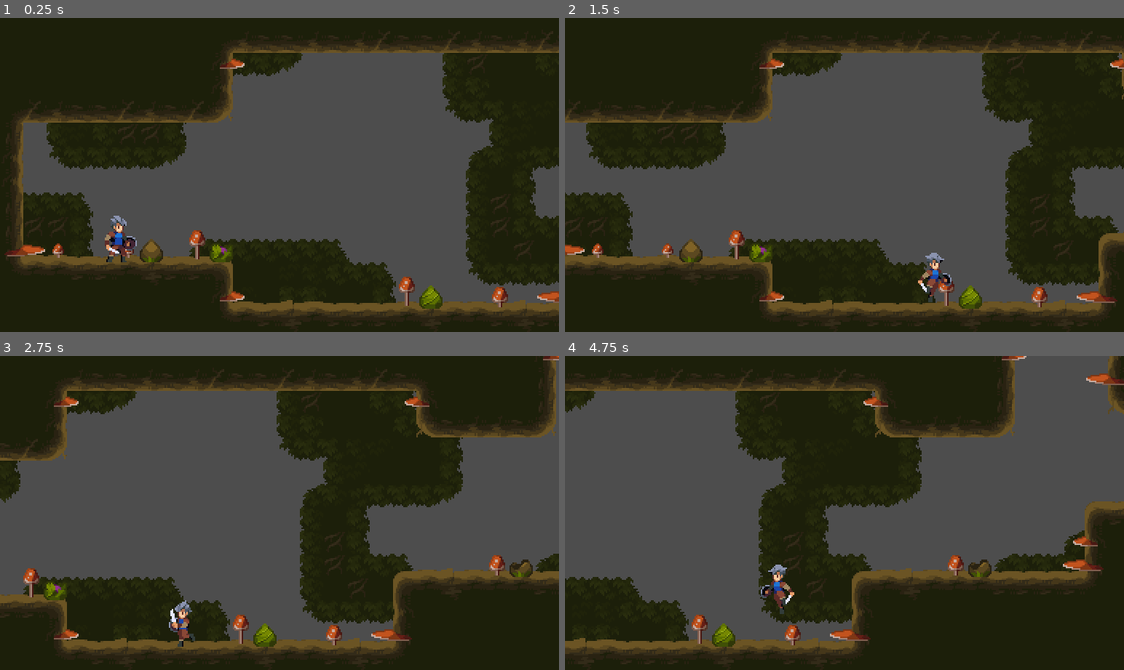
Above: before the commit, frames 1-4 (two rows, left to right).
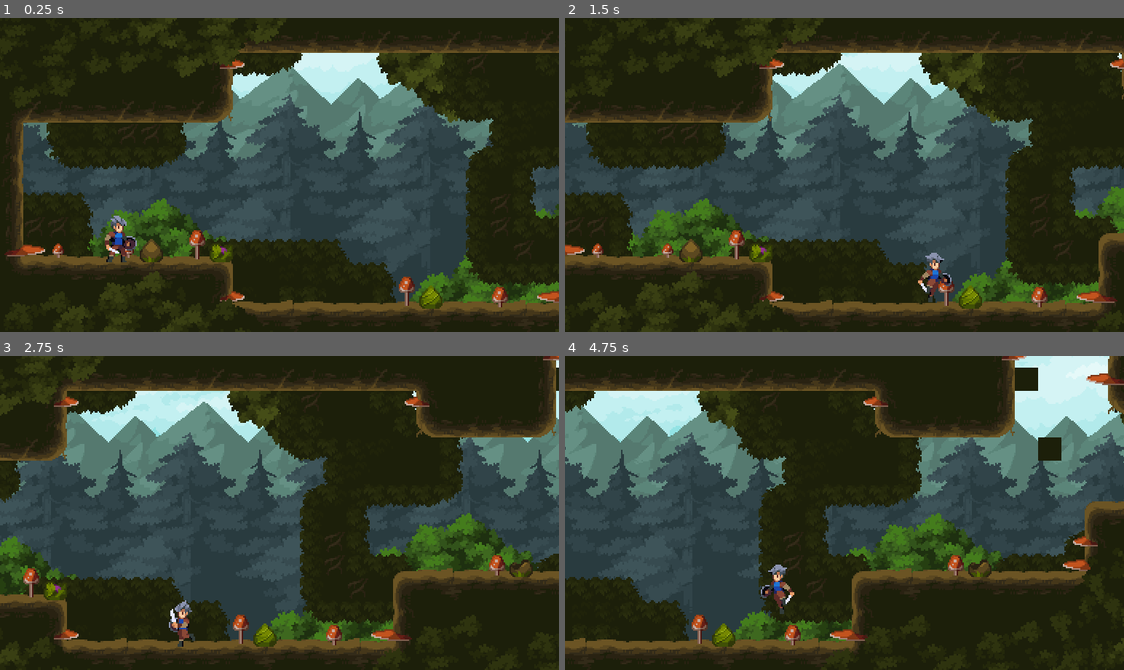
Above: after the commit, the same moments.

Repository: timothyqiu/godot-2d-adventure-tutorial
Game: Godot game, scene res://world.tscn
Same seed, same stepped clock (60 frames per second), same inputs: the game is played once before the commit and once after it.
Inputs:
- Up to frame 1 (0.25 s): no input
- Up to frame 2 (1.5 s): hold D (move_right) from 0.53 s (still down); tap Space (jump) at 0.77 s
- Up to frame 3 (2.75 s): tap Space (jump) at 1.52 s; release D (move_right) at 2.03 s; hold A (move_left) from 2.03 s (still down)
- Up to frame 4 (4.75 s): release A (move_left) at 2.78 s; hold D (move_right) 2.78-4.28 s; tap Space (jump) at 3.02, 3.77, 4.52 s; hold A (move_left) from 4.28 s (still down)

The runs differ from the first frame. In frame 1, 30% of the frame differs, in the area x 3-100%, y 0-100%; in frame 2, 31%; in frame 3, 34%; in frame 4, 37%, in the area x 0-100%, y 0-97%.

Commit message:
03: 如何实现视差背景

Diff:
--- a/project.godot
+++ b/project.godot
@@ -13,12 +13,13 @@
 config/name="2D Adventure"
 run/main_scene="res://world.tscn"
 config/features=PackedStringArray("4.0", "GL Compatibility")
-config/icon="res://icon.svg"
+config/icon="res://assets/icon.svg"
 
 [display]
 
 window/size/viewport_width=384
 window/size/viewport_height=216
+window/size/always_on_top=true
 window/size/window_width_override=1152
 window/size/window_height_override=648
 window/stretch/mode="canvas_items"
--- a/world.tscn
+++ b/world.tscn
@@ -1,8 +1,11 @@
-[gd_scene load_steps=6 format=3 uid="uid://bmfcrratgaax0"]
-
-[ext_resource type="Texture2D" uid="uid://mp1ebc7vgi6r" path="res://Tree-Assets.png" id="1_82eu5"]
+[gd_scene load_steps=9 format=3 uid="uid://bmfcrratgaax0"]
+
+[ext_resource type="Texture2D" uid="uid://mp1ebc7vgi6r" path="res://assets/legacy_fantasy/Trees/Tree-Assets.png" id="1_82eu5"]
 [ext_resource type="Script" path="res://world.gd" id="1_gjiq5"]
 [ext_resource type="PackedScene" uid="uid://d08n7x2g8jvfe" path="res://player.tscn" id="2_5c1j5"]
+[ext_resource type="Texture2D" uid="uid://cm3ahnc8s7hw" path="res://assets/legacy_fantasy/Background/Background.png" id="4_x4rso"]
+[ext_resource type="Texture2D" uid="uid://cjfeccnxygvqq" path="res://assets/legacy_fantasy/Trees/Background-Hills.png" id="5_c87uj"]
+[ext_resource type="Texture2D" uid="uid://bhvt8r63i50qa" path="res://assets/legacy_fantasy/Trees/Background-Trees.png" id="6_24ky5"]
 
 [sub_resource type="TileSetAtlasSource" id="TileSetAtlasSource_6qtcm"]
 texture = ExtResource("1_82eu5")
@@ -478,7 +481,7 @@
 layer_1/y_sort_enabled = false
 layer_1/y_sort_origin = 0
 layer_1/z_index = 0
-layer_1/tile_data = PackedInt32Array(852021, 262144, 4, 7864 …(17207 unchanged characters)…  3, 196660, 458752, 1, 131124, 458752, 1)
+layer_1/tile_data = PackedInt32Array(852021, 262144, 4, 7864 …(17207 unchanged characters)…  3, 196660, 458752, 1, 131124, 458752, 1, 32, 131072, 2, 196641, 131072, 2)
 layer_2/name = "Foreground"
 layer_2/enabled = true
 layer_2/modulate = Color(1, 1, 1, 1)
@@ -497,3 +500,258 @@
 drag_horizontal_enabled = true
 drag_vertical_enabled = true
 editor_draw_drag_margin = true
+
+[node name="Decorations" type="Node2D" parent="."]
+metadata/_edit_lock_ = true
+metadata/_edit_group_ = true
+
+[node name="Background" type="ParallaxBackground" parent="Decorations"]
+
+[node name="Sky" type="ParallaxLayer" parent="Decorations/Background"]
+motion_scale = Vector2(0.3, 0.1)
+motion_mirroring = Vector2(480, 0)
+
+[node name="Background" type="Sprite2D" parent="Decorations/Background/Sky"]
+position = Vector2(0, -28)
+texture = ExtResource("4_x4rso")
+centered = false
+
+[node name="Hills" type="ParallaxLayer" parent="Decorations/Background"]
+motion_scale = Vector2(0.5, 0.2)
+motion_mirroring = Vector2(384, 0)
+
+[node name="Background" type="Sprite2D" parent="Decorations/Background/Hills"]
+position = Vector2(0, 14)
+texture = ExtResource("5_c87uj")
+centered = false
+region_rect = Rect2(800, 0, 96, 256)
+
+[node name="Background2" type="Sprite2D" parent="Decorations/Background/Hills"]
+position = Vector2(96, 14)
+texture = ExtResource("5_c87uj")
+centered = false
+region_rect = Rect2(800, 0, 96, 256)
+
+[node name="Background3" type="Sprite2D" parent="Decorations/Background/Hills"]
+position = Vector2(192, 14)
+texture = ExtResource("5_c87uj")
+centered = false
+region_rect = Rect2(800, 0, 96, 256)
+
+[node name="Background4" type="Sprite2D" parent="Decorations/Background/Hills"]
+position = Vector2(288, 14)
+texture = ExtResource("5_c87uj")
+centered = false
+region_rect = Rect2(800, 0, 96, 256)
+
+[node name="Trees" type="ParallaxLayer" parent="Decorations/Background"]
+motion_scale = Vector2(0.6, 0.3)
+motion_mirroring = Vector2(384, 0)
+
+[node name="Background" type="Sprite2D" parent="Decorations/Background/Trees"]
+position = Vector2(0, 50)
+texture = ExtResource("6_24ky5")
+centered = false
+region_rect = Rect2(112, 0, 96, 256)
+
+[node name="Background2" type="Sprite2D" parent="Decorations/Background/Trees"]
+position = Vector2(96, 50)
+texture = ExtResource("6_24ky5")
+centered = false
+region_rect = Rect2(112, 0, 96, 256)
+
+[node name="Background3" type="Sprite2D" parent="Decorations/Background/Trees"]
+position = Vector2(192, 50)
+texture = ExtResource("6_24ky5")
+centered = false
+region_rect = Rect2(112, 0, 96, 256)
+
+[node name="Background4" type="Sprite2D" parent="Decorations/Background/Trees"]
+position = Vector2(288, 50)
+texture = ExtResource("6_24ky5")
+centered = false
+region_rect = Rect2(112, 0, 96, 256)
+
+[node name="Bushes" type="ParallaxLayer" parent="Decorations/Background"]
+motion_scale = Vector2(0.9, 0.9)
+
+[node name="Tree-assets" type="Sprite2D" parent="Decorations/Background/Bushes"]
+position = Vector2(116, 160)
+texture = ExtResource("1_82eu5")
+region_enabled = true
+region_rect = Rect2(210, 5, 124, 86)
+
+[node name="Tree-assets11" type="Sprite2D" parent="Decorations/Background/Bushes"]
+position = Vector2(109, -107)
+texture = ExtResource("1_82eu5")
+region_enabled = true
+region_rect = Rect2(210, 5, 124, 86)
+
+[node name="Tree-assets3" type="Sprite2D" parent="Decorations/Background/Bushes"]
+position = Vector2(358, 188)
+texture = ExtResource("1_82eu5")
+region_enabled = true
+region_rect = Rect2(210, 5, 124, 86)
+
+[node name="Tree-assets4" type="Sprite2D" parent="Decorations/Background/Bushes"]
+position = Vector2(428, 144)
+texture = ExtResource("1_82eu5")
+region_enabled = true
+region_rect = Rect2(210, 5, 124, 86)
+
+[node name="Tree-assets5" type="Sprite2D" parent="Decorations/Background/Bushes"]
+position = Vector2(714, 140)
+texture = ExtResource("1_82eu5")
+region_enabled = true
+region_rect = Rect2(210, 5, 124, 86)
+
+[node name="Tree-assets2" type="Sprite2D" parent="Decorations/Background/Bushes"]
+position = Vector2(335, 22)
+texture = ExtResource("1_82eu5")
+region_enabled = true
+region_rect = Rect2(210, 101, 124, 86)
+
+[node name="Tree-assets6" type="Sprite2D" parent="Decorations/Background/Bushes"]
+position = Vector2(619, 23)
+texture = ExtResource("1_82eu5")
+region_enabled = true
+region_rect = Rect2(210, 101, 124, 86)
+
+[node name="Tree-assets7" type="Sprite2D" parent="Decorations/Background/Bushes"]
+position = Vector2(566, -54)
+texture = ExtResource("1_82eu5")
+region_enabled = true
+region_rect = Rect2(210, 101, 124, 86)
+
+[node name="Tree-assets8" type="Sprite2D" parent="Decorations/Background/Bushes"]
+position = Vector2(485, -155)
+texture = ExtResource("1_82eu5")
+region_enabled = true
+region_rect = Rect2(210, 101, 124, 86)
+
+[node name="Tree-assets9" type="Sprite2D" parent="Decorations/Background/Bushes"]
+position = Vector2(104, -201)
+texture = ExtResource("1_82eu5")
+region_enabled = true
+region_rect = Rect2(210, 101, 124, 86)
+
+[node name="Tree-assets10" type="Sprite2D" parent="Decorations/Background/Bushes"]
+position = Vector2(164, -187)
+texture = ExtResource("1_82eu5")
+region_enabled = true
+region_rect = Rect2(210, 101, 124, 86)
+
+[node name="Foreground" type="ParallaxBackground" parent="Decorations"]
+layer = 1
+
+[node name="Bushes" type="ParallaxLayer" parent="Decorations/Foreground"]
+motion_scale = Vector2(1.1, 1.1)
+
+[node name="Tree-assets" type="Sprite2D" parent="Decorations/Foreground/Bushes"]
+position = Vector2(49, 222)
+texture = ExtResource("1_82eu5")
+region_enabled = true
+region_rect = Rect2(210, 293, 124, 86)
+
+[node name="Tree-assets4" type="Sprite2D" parent="Decorations/Foreground/Bushes"]
+position = Vector2(41, 10)
+texture = ExtResource("1_82eu5")
+region_enabled = true
+region_rect = Rect2(210, 293, 124, 86)
+
+[node name="Tree-assets5" type="Sprite2D" parent="Decorations/Foreground/Bushes"]
+position = Vector2(114, -14)
+texture = ExtResource("1_82eu5")
+region_enabled = true
+region_rect = Rect2(210, 293, 124, 86)
+
+[node name="Tree-assets2" type="Sprite2D" parent="Decorations/Foreground/Bushes"]
+position = Vector2(164, 227)
+texture = ExtResource("1_82eu5")
+region_enabled = true
+region_rect = Rect2(210, 293, 124, 86)
+
+[node name="Tree-assets7" type="Sprite2D" parent="Decorations/Foreground/Bushes"]
+position = Vector2(457, 212)
+texture = ExtResource("1_82eu5")
+region_enabled = true
+region_rect = Rect2(210, 293, 124, 86)
+
+[node name="Tree-assets8" type="Sprite2D" parent="Decorations/Foreground/Bushes"]
+position = Vector2(534, 216)
+texture = ExtResource("1_82eu5")
+region_enabled = true
+region_rect = Rect2(210, 293, 124, 86)
+
+[node name="Tree-assets11" type="Sprite2D" parent="Decorations/Foreground/Bushes"]
+position = Vector2(839, 2)
+texture = ExtResource("1_82eu5")
+region_enabled = true
+region_rect = Rect2(210, 293, 124, 86)
+
+[node name="Tree-assets12" type="Sprite2D" parent="Decorations/Foreground/Bushes"]
+position = Vector2(474, -229)
+texture = ExtResource("1_82eu5")
+region_enabled = true
+region_rect = Rect2(210, 293, 124, 86)
+
+[node name="Tree-assets15" type="Sprite2D" parent="Decorations/Foreground/Bushes"]
+position = Vector2(274, -233)
+texture = ExtResource("1_82eu5")
+region_enabled = true
+region_rect = Rect2(210, 293, 124, 86)
+
+[node name="Tree-assets16" type="Sprite2D" parent="Decorations/Foreground/Bushes"]
+position = Vector2(48, -96)
+texture = ExtResource("1_82eu5")
+region_enabled = true
+region_rect = Rect2(210, 293, 124, 86)
+
+[node name="Tree-assets17" type="Sprite2D" parent="Decorations/Foreground/Bushes"]
+position = Vector2(166, -78)
+texture = ExtResource("1_82eu5")
+region_enabled = true
+region_rect = Rect2(210, 293, 124, 86)
+
+[node name="Tree-assets13" type="Sprite2D" parent="Decorations/Foreground/Bushes"]
+position = Vector2(542, -240)
+texture = ExtResource("1_82eu5")
+region_enabled = true
+region_rect = Rect2(210, 293, 124, 86)
+
+[node name="Tree-assets9" type="Sprite2D" parent="Decorations/Foreground/Bushes"]
+position = Vector2(599, 183)
+rotation = 1.5708
+texture = ExtResource("1_82eu5")
+region_enabled = true
+region_rect = Rect2(210, 293, 124, 86)
+
+[node name="Tree-assets3" type="Sprite2D" parent="Decorations/Foreground/Bushes"]
+position = Vector2(114, 208)
+texture = ExtResource("1_82eu5")
+region_enabled = true
+region_rect = Rect2(210, 197, 124, 86)
+
+[node name="Tree-assets10" type="Sprite2D" parent="Decorations/Foreground/Bushes"]
+position = Vector2(655, 203)
+texture = ExtResource("1_82eu5")
+region_enabled = true
+region_rect = Rect2(210, 197, 124, 86)
+
+[node name="Tree-assets14" type="Sprite2D" parent="Decorations/Foreground/Bushes"]
+position = Vector2(628, -217)
+texture = ExtResource("1_82eu5")
+region_enabled = true
+region_rect = Rect2(210, 197, 124, 86)
+
+[node name="Tree-assets6" type="Sprite2D" parent="Decorations/Foreground/Bushes"]
+position = Vector2(154, -11)
+texture = ExtResource("1_82eu5")
+region_enabled = true
+region_rect = Rect2(210, 197, 124, 86)
+
+[node name="Tree-assets18" type="Sprite2D" parent="Decorations/Foreground/Bushes"]
+position = Vector2(102, -83)
+texture = ExtResource("1_82eu5")
+region_enabled = true
+region_rect = Rect2(210, 197, 124, 86)
Renamed: char_blue_1.png -> assets/generic_char/char_blue_1.png
Not shown, added: assets/generic_char/char_blue_1.png.import
Renamed: icon.svg -> assets/icon.svg
Not shown, changed: assets/icon.svg.import
Binary file added: assets/legacy_fantasy/Background/Background.png
Not shown, changed: assets/legacy_fantasy/Background/Background.png.import
Binary file added: assets/legacy_fantasy/Trees/Background-Hills.png
Not shown, added: assets/legacy_fantasy/Trees/Background-Hills.png.import
Binary file added: assets/legacy_fantasy/Trees/Background-Trees.png
Not shown, added: assets/legacy_fantasy/Trees/Background-Trees.png.import
Binary file added: assets/legacy_fantasy/Trees/Background.png
Not shown, added: assets/legacy_fantasy/Trees/Background.png.import
(and 2 more such lines)
